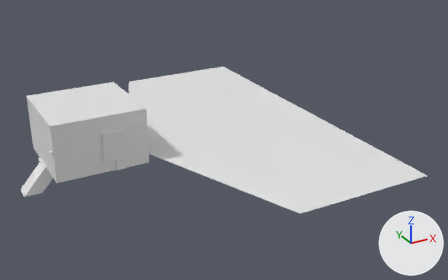
What one commit did to the glTF model Assets/Models/Tavern/Tavern.glb.
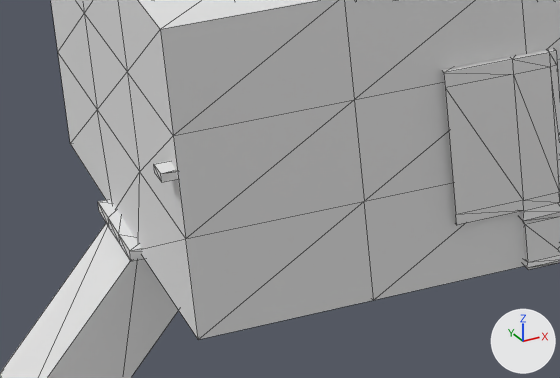
Each version is shown whole from a 50 mm camera at (-3.41, -12.36, 5.82) aimed at (3.02, -0.67, -0.02), then close up on the part from 5% to 27% of the width and 43% to 68% of the height. Lighting does not change. The marker at lower right points along +X, +Y and +Z. The close-ups show mesh edges as thin lines. Where no turn or scale is listed for an object, it has been applied to the vertices. Vertices at the same position are counted once.

The first close-up shows 'LevelBoard', 'MineEntrance', 'Room'.
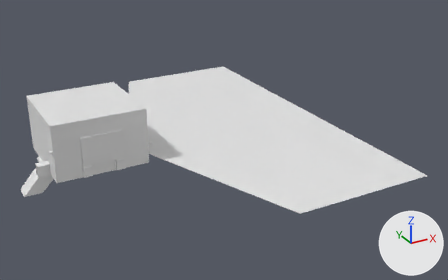
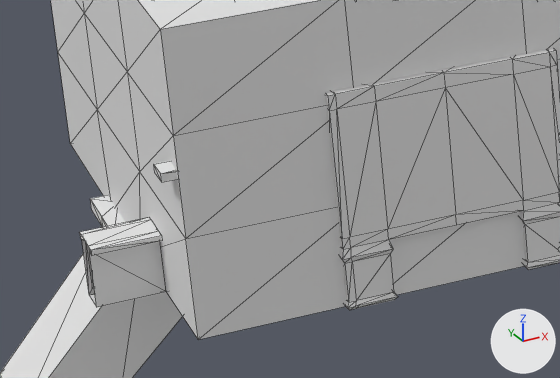
Commit message: started work on tavern

Edits to the bpy script that builds the scene:
```text
Change me_plane:
    where me_plane.from_pydata(...)  # 74 vertices, 130 faces; spans x -1.53..5.76, y -4.37..4.37, z -0.59..1.24
    used by ob_room; location = (0.0, 0.0, 0.0)
    me_plane part 1
    me_plane.vertices[8].co: (-1.0, 0.25, 0.0) -> (-1.0, 0.26, 0.0)
    me_plane.vertices[9].co: (-1.0, -0.14, 0.0) -> (-1.0, -0.18, 0.0)
    me_plane.vertices[29].co: (-0.62, -0.14, 0.0) -> (-0.56, -0.18, 0.0)
    me_plane.vertices[31].co: (-0.62, 0.25, 0.0) -> (-0.56, 0.26, 0.0)
Change me_cube:
    used by ob_levelboard; location = (0.003, -0.941, 0.436)
    remove me_cube.from_pydata(...)  # 76 vertices, 140 faces; spans x 0.0..0.452, y -0.1..0.146, z -0.44..0.44
    add me_cube.from_pydata(...)  # 140 vertices, 278 faces; spans x -0.452..0.452, y -0.1..0.146, z -0.44..0.44
    me_cube part 2: 64 vertices added at x -0.452..-0.254, y -0.1..0.146, z -0.44..0.44
Change me_cube_001:
    used by ob_counter; location = (-0.055, -0.489, 0.123)
    remove me_cube_001.from_pydata(...)  # 28 vertices, 46 faces; spans x 0.633..0.896, y -0.098..0.082, z -0.128..0.128
    add me_cube_001.from_pydata(...)  # 154 vertices, 368 faces; spans x -1.208..0.896, y -0.098..0.082, z -0.128..0.128
    me_cube_001 part 3: 126 vertices added at x -1.208..0.616, y -0.098..0.082, z -0.128..0.128
Change ob_mineentrance:
    ob_mineentrance.location: (-0.797, 0.048, 0.012) -> (-0.782, 0.048, 0.012)
    ob_mineentrance.scale: (0.254, 0.254, 0.0229) -> (0.29, 0.29, 0.0261)
```

What differs and where, as boxes [x1, y1, x2, y2] in the close-ups (560 x 378 px; the box of a moved part takes in the faces that stretch with it):
'LevelBoard', reshaped
    before: [442, 48, 560, 270]
    after: [326, 48, 560, 310]
'Counter', reshaped (not visible before)
    after: [80, 218, 166, 307]
'MineEntrance', moved, rescaled
    before: [98, 199, 144, 261]
    after: [90, 195, 125, 227]
part 1 of me_plane, moved or reshaped
    both: [0, 110, 198, 378]
part 2 of me_cube, added
    after: [326, 70, 457, 310]
